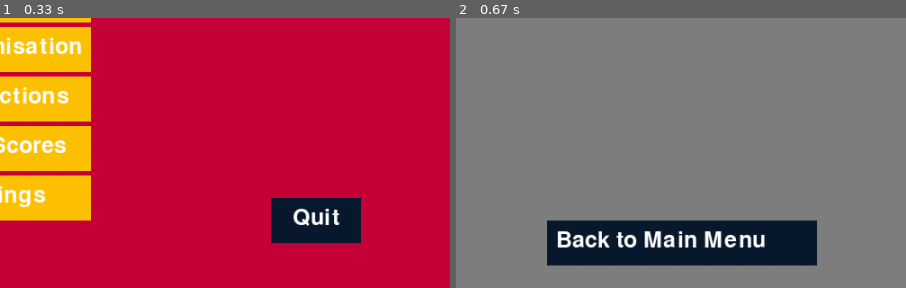
Above: before the commit, frames 1-2 (left to right).
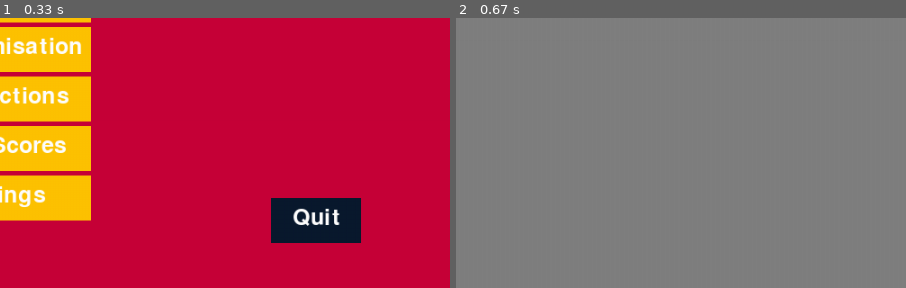
Above: after the commit, the same moments.

Repository: Jahmai-NW/sixth_form_programming
Game: pygame game, started from mock football solution/project.py
The game is run twice, just before and just after one commit, with the same random seed, the same clock (stepped at 60 frames per second) and the same inputs.
Inputs (mouse positions are % of the whole screen's width and height, from its top left):
- Up to frame 1 (0.33 s): no input
- Up to frame 2 (0.67 s): press the mouse at (50, 37) at 0.37 s; move the mouse to (51, 58) at 0.47 s; release the mouse at (53, 80) at 0.6 s
The pictures show only the part of the screen within x 50-100%, y 50-100%; the shares and areas given below are measured in that part.

Frame 1 is identical in both runs. In frame 2, 10% of the frame differs, in the area x 20-81%, y 74-92%.

Commit message:
prepared code for background mainmenu, penalty bg, ball. actually got started on goal zones to score, player ability to shoot, updating ball. just need to find out if user updates

Diff:
--- a/Football_Solution/classes.py
+++ b/Football_Solution/classes.py
@@ -34,10 +34,35 @@
         self.totalScore = theTotalScore
         self.shotDirection = theShotDirection
 
-    def getTotalScore(self, totalScore):
+    # Ball starting position
+        self.ballX = 500 # Initial x-coordinate of the ball
+        self.ballY = 540 # Initial y-coordinate of the ball
+
+        # Ball destination
+        self.targetX = 500 # Initial x-coordinate of the target destination
+        self.targetY = 500 # Initial y-coordinate of the target destination
+
+        self.ballMoving = False # Flag to indicate if the ball is moving
+
+        # shooting zones represented as rectangles on the screen
+        self.shotZones = {
+            "Top Left": pygame.Rect(350, 150, 100, 100),
+            "Top Centre": pygame.Rect(450, 150, 100, 100),
+            "Top Right": pygame.Rect(550, 150, 100, 100),
+
+            "Middle Left": pygame.Rect(350, 250, 100, 100),
+            "Middle Centre": pygame.Rect(450, 250, 100, 100),
+            "Middle Right": pygame.Rect(550, 250, 100, 100),
+
+            "Bottom Left": pygame.Rect(350, 350, 100, 100),
+            "Bottom Centre": pygame.Rect(450, 350, 100, 100),
+            "Bottom Right": pygame.Rect(550, 350, 100, 100)
+        }
+
+    def setTotalScore(self, totalScore):
         self.totalScore = totalScore
 
-    def setTotalScore(self):
+    def getTotalScore(self):
         return self.totalScore
 
     def setShotDirection(self, shotDirection):
@@ -45,6 +70,44 @@
 
     def getShotDirection(self):
         return self.shotDirection
+
+    def selectShot(self, mousePosition): #function to select the shot direction based on the mouse position
+
+        for zone, rectangle in self.shotZones.items(): #for every zone and rectangle in the shotZones dictionary, check if the mouse position is within the rectangle
+
+            if rectangle.collidepoint(mousePosition): #if the mouse position is within the rectangle, set the shot direction to the zone and set the target position to the center of the rectangle
+
+                self.shotDirection = zone #set the shot direction to the zone
+
+                self.targetX = rectangle.centerx #set the target position to the center of the rectangle
+                self.targetY = rectangle.centery #set the target position to the center of the rectangle
+
+                self.ballMoving = True #set the ball moving flag to True, showing that the ball is moving towards the target position
+
+                return zone #returns the zone that was selected based on the mouse position
+
+        return None #returns None if no zone was selected
+
+    def updateBall(self):
+
+        if self.ballMoving:
+
+            speed = 5
+
+            if self.ballX < self.targetX:
+                self.ballX = min(self.ballX + speed, self.targetX)
+
+            elif self.ballX > self.targetX:
+                self.ballX = max(self.ballX - speed, self.targetX)
+
+            if self.ballY < self.targetY:
+                self.ballY = min(self.ballY + speed, self.targetY)
+
+            elif self.ballY > self.targetY:
+                self.ballY = max(self.ballY - speed, self.targetY)
+
+            if self.ballX == self.targetX and self.ballY == self.targetY:
+                self.ballMoving = False
 
 
 class Goalkeeper():
--- a/Football_Solution/project.py
+++ b/Football_Solution/project.py
@@ -9,7 +9,14 @@
 screen = pygame.display.set_mode((1000, 600)) #establishes the size of the screen to be displayed
 
 
-mainBG = Background("Github/Football_Solution/sin pi.jpg", 1000, 600)
+mainMenuBG = Background("Images/main_menu.jpg", 1000, 600)
+
+penaltyBG = Background("Images/penalty_background.jpg", 1000, 600)
+
+ballImage = pygame.image.load("Images/ball.png").convert_alpha()
+ballImage = pygame.transform.scale(ballImage, (35, 35))
+
+
 
 
 pygame.display.set_caption("Final Penalty Shootout") #establishes the text to be displayed as the caption of the screen
@@ -83,7 +90,9 @@
 
 team4CustomButton = ButtonCreation(700, 320, 200, 40, "Team 4", (104, 178, 17), (47, 159, 221)) #creates a team4CustButton object
 
-
+penaltyTaker = PenaltyTaker(0, "")
+
+startGameButton = ButtonCreation(400, 300, 200, 50, "Start Game",(255, 195, 0),(0, 128, 128))
 
 
 
@@ -100,7 +109,7 @@
     # poll for events
     # pygame.QUIT event means the user clicked X to close your window
     screen.fill((168, 33, 32))
-    mainBG.render(screen)
+    mainMenuBG.render(screen)
     for event in pygame.event.get():
         handle_textbox_event(event) #accesses method from classes file
 
@@ -140,8 +149,22 @@
 
         elif current_screen == "create_new_game":
             screen.fill((18, 70, 45))
-            if backtoMainMenuButton.is_clicked():
-                current_screen = "main_menu"
+
+            if startGameButton.is_clicked():
+                current_screen = "penalty_shootout"
+
+            if backtoMainMenuButton.is_clicked():
+                current_screen = "main_menu"
+
+        elif current_screen == "penalty_shootout":
+
+            if event.type == pygame.MOUSEBUTTONDOWN:
+
+                if not penaltyTaker.ballMoving:
+                    selectedShot = penaltyTaker.selectShot(event.pos)
+
+                    if selectedShot is not None:
+                        print("Player selected:", selectedShot)
 
         elif current_screen == "customisation":
             screen.fill((11, 73, 127))
@@ -202,7 +225,19 @@
     elif current_screen == "create_new_game":
 
         screen.blit(welcomeTitle, welcomeTitleRect)
-        backtoMainMenuButton.draw(screen)
+
+        startGameButton.draw(screen)
+        backtoMainMenuButton.draw(screen)
+
+    elif current_screen == "penalty_shootout":
+
+        penaltyBG.render(screen)
+
+        penaltyTaker.updateBall() #update ball movement
+
+        #draw actual ball
+        ballRect = ballImage.get_rect( center=(penaltyTaker.ballX, penaltyTaker.ballY))
+        screen.blit(ballImage, ballRect)
 
 
     elif current_screen == "customisation":
--- a/mock football solution/project.py
+++ b/mock football solution/project.py
@@ -39,9 +39,24 @@
 
 quitButton = ButtonCreation(800, 500, 100, 50, "  Quit", (10, 26, 47), (212, 162, 0))
 
-backtoMainMenuButton = ButtonCreation(600, 525, 300, 50, "Back to Main Menu", (10, 26, 47), (212, 162, 0))
+#############################################################################
 
-#############################################################################
+def settingsScreen():
+    screen.fill((18, 70, 45))
+
+def customisationScreen():
+    running = True
+    while running:
+        screen.fill((128, 128, 128))
+        pygame.display.update()
+        quitButton.draw(screen)
+
+        for event in pygame.event.get():
+            if event.type == pygame.QUIT:
+                running = False #running is changed to False, meaning this loop stops
+
+            if quitButton.is_clicked():
+                None
 
 
 def instructionsScreen():
@@ -57,59 +72,38 @@
 ################################################################################
 
 
-running = True
-current_screen = "main_menu"
-
 while running: #as long as running is true
     # poll for events
     # pygame.QUIT event means the user clicked X to close your window
     for event in pygame.event.get():
-
-        if current_screen == "main_menu":
-
-            if event.type == pygame.QUIT:
-                running = False #running is changed to False, meaning this loop stops
-
-            if newGameButton.is_clicked():
-                print("New Game button clicked!")
-
-            if loadGameButton.is_clicked():
-                print("Loading Previous Slot....")
-
-            if customisationButton.is_clicked():
-                current_screen = "customisation"
-
-            if instructionsButton.is_clicked():
-                print("Instructions instructions...")
-                # instructionsScreen()
-
-            if viewScoresButton.is_clicked():
-                print("Change whatever you want!")
-                # viewScoresScreen()
-
-            if settingsButton.is_clicked():
-                current_screen = "settings"
-
-            if quitButton.is_clicked():
-                running = False
-
-        elif current_screen == "customisation":
-            if backtoMainMenuButton.is_clicked():
-                current_screen = "main_menu"
-
-        elif current_screen == "settings":
-            if backtoMainMenuButton.is_clicked():
-                current_screen = "main_menu"
-
-        elif current_screen == "instructions":
-            if backtoMainMenuButton.is_clicked():
-                current_screen = "main_menu"
-
-        elif current_screen == "view_scores":
-            if backtoMainMenuButton.is_clicked():
-                current_screen = "main_menu"
+        if event.type == pygame.QUIT:
+            running = False #running is changed to False, meaning this loop stops
 
 
+        if newGameButton.is_clicked():
+            print("New Game button clicked!")
+
+        if loadGameButton.is_clicked():
+            print("Loading Previous Slot....")
+
+        if customisationButton.is_clicked():
+            print("Choose a team!")
+            customisationScreen()
+
+        if instructionsButton.is_clicked():
+            print("Instructions instructions...")
+            # instructionsScreen()
+
+        if viewScoresButton.is_clicked():
+            print("Change whatever you want!")
+            # viewScoresScreen()
+
+        if settingsButton.is_clicked():
+            print("Settings!")
+            # settingsScreen()
+
+        if quitButton.is_clicked():
+            running = False
 
     # fill the screen with a color to wipe away anything from last frame
         screen.fill((199, 0, 57)) #fills the screen with a color
@@ -118,39 +112,16 @@
     # the variable as a tuple
     mouse_click = pygame.mouse.get_pressed()[0]
 
+    screen.blit(titleMessage, titleRect)
+    screen.blit(mainMenuMessage, mainMenuRect)
 
-####### drawing, titles, symbols, buttons, etc
-    if current_screen == "main_menu":
-        screen.blit(titleMessage, titleRect)
-        screen.blit(mainMenuMessage, mainMenuRect)
-
-        newGameButton.draw(screen)
-        loadGameButton.draw(screen)
-        customisationButton.draw(screen)
-        instructionsButton.draw(screen)
-        viewScoresButton.draw(screen)
-        settingsButton.draw(screen)
-        quitButton.draw(screen)
-
-
-    elif current_screen == "customisation":
-
-        screen.fill((128, 128, 128))
-        backtoMainMenuButton.draw(screen)
-
-
-    elif current_screen == "settings":
-
-        screen.fill((18, 70, 45))
-        backtoMainMenuButton.draw(screen)
-
-
-    elif current_screen == "instructions":
-
-        screen.fill((18, 70, 45))
-        backtoMainMenuButton.draw(screen)
-
-
+    newGameButton.draw(screen)
+    loadGameButton.draw(screen)
+    customisationButton.draw(screen)
+    instructionsButton.draw(screen)
+    viewScoresButton.draw(screen)
+    settingsButton.draw(screen)
+    quitButton.draw(screen)
 
 
     pygame.display.update()
Renamed: Football_Solution/sin pi.jpg -> Football_Solution/Images/sin pi.jpg
